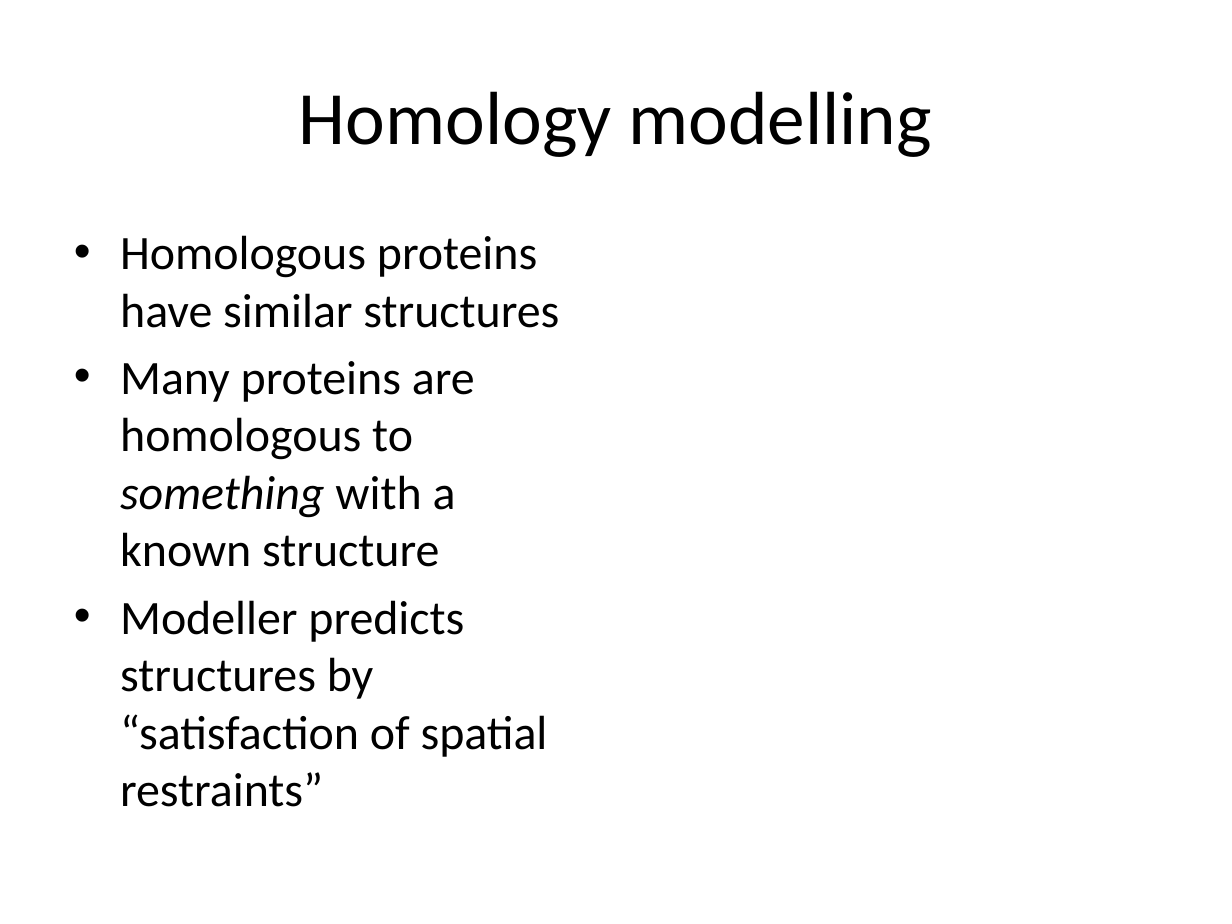
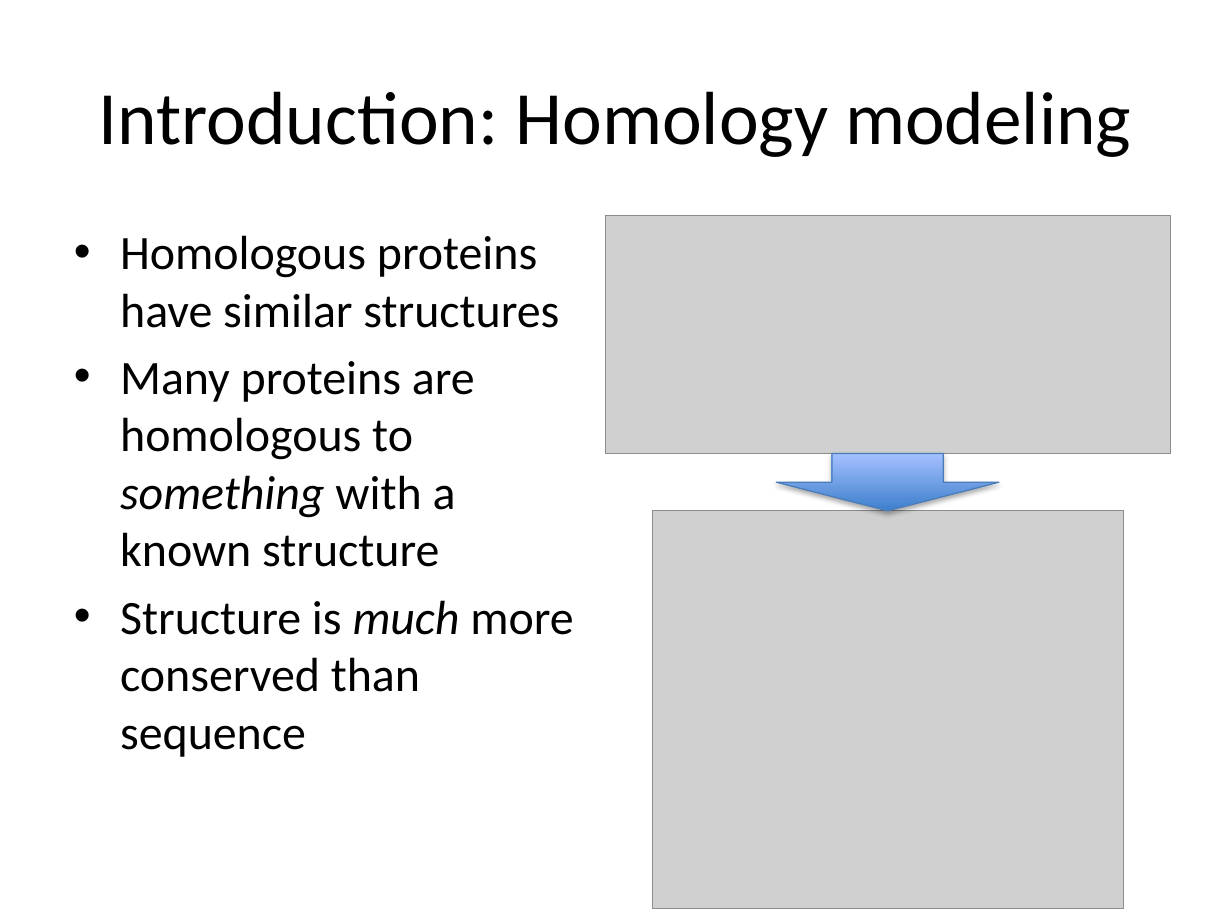
Before and after one commit to iosonofabio/bi2-ss12-p6, a slide deck: slide 3 of project6.pptx. Drawn at 1232x924 pixels with LibreOffice and Linux fonts; fonts in the diff are those of the drawing; grey boxes stand for pictures. Boxes give left, top, right and bottom in pixels: in the first picture for what was removed or moved away, otherwise in the second. Text is boxed around its words. In the diff, an @@ line names an element or a change of style, - is before the commit and + after.

Commit message:
final project presentation; references, figures; bug fixes

```diff
--- a/project6.pptx
+++ b/project6.pptx
@@ title at <box>99,91,1131,157</box>: text changed @@
-Homology modelling
+Introduction: Homology modeling
@@ picture added at <box>606,216,1170,453</box> @@
@@ down arrow added at <box>776,453,999,510</box>, fill gradient #3F80CE to #A4C4FF, outline #4B7EBC 0.75 pt @@
@@ picture added at <box>652,511,1124,909</box> @@
@@ text at <box>120,600,573,757</box>: text changed @@
-• Modeller predicts structures by “satisfaction of spatial restraints”
+• Structure is much more conserved than sequence
```
Also in this commit, not shown: 7 other slides changed, 7 slides added, 1 slide removed, 18 other files.
